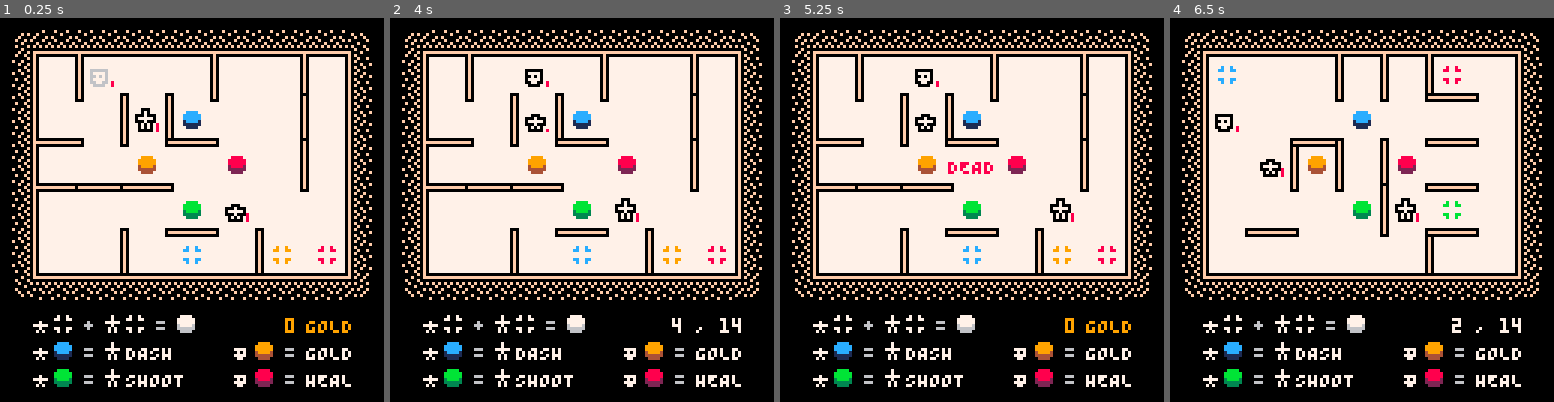
Above: before the commit, frames 1-4 (left to right).
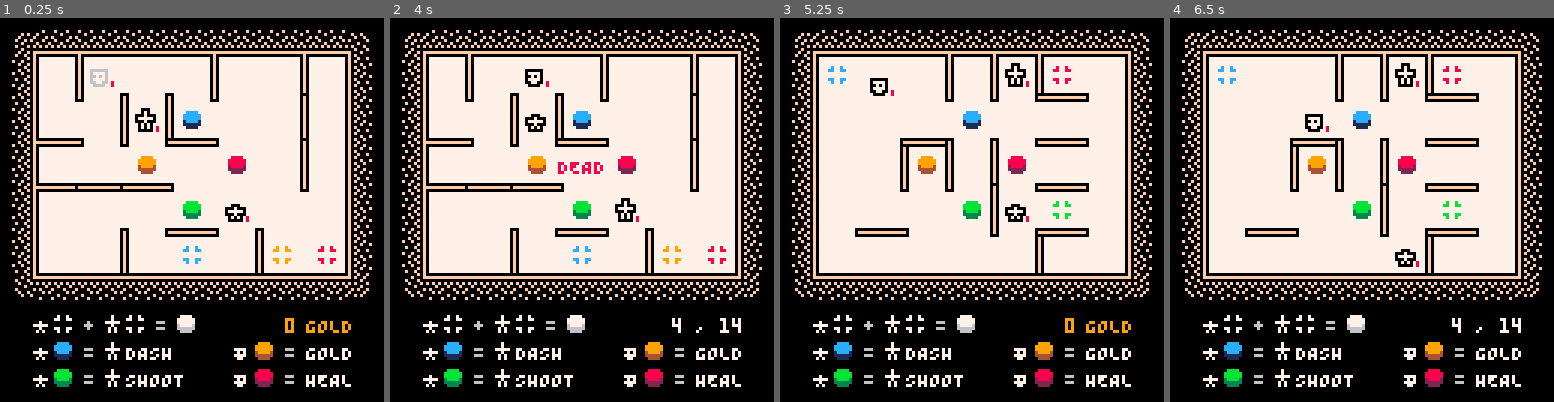
Above: after the commit, the same moments.

Repository: taylordolan/grid-folks
Game: PICO-8 cartridge grid_folks.p8
Two runs of this game, one before a commit and one after it. Both use one fixed random seed, a clock stepped at 60 frames per second and the inputs below.
Inputs:
- Up to frame 1 (0.25 s): no input
- Up to frame 2 (4 s): tap X (X key) at 0.33, 1.07, 1.85, 2.97 s; tap O (Z key) at 0.7, 1.7, 2.1, 2.5, 2.9, 3.3, 3.7 s; hold Right 1.6-2.1 s; hold Up 2.15-2.42 s; hold Right 2.47-3.03 s; hold Left 3.08-3.58 s; hold Down 3.63-3.97 s
- Up to frame 3 (5.25 s): hold Right 4.02-4.68 s; tap X (X key) at 4.08, 5.2 s; tap O (Z key) at 4.1, 4.5, 4.9 s; hold Up 4.73-5.03 s; hold Left from 5.08 s (still down)
- Up to frame 4 (6.5 s): tap O (Z key) at 5.3, 5.7, 6.1 s; release Left at 5.68 s; hold Down 5.73-6.03 s; hold Right from 6.08 s (still down); tap X (X key) at 6.32 s

The runs differ from the first frame. In frame 1, less than 0.1% of the frame differs, in the area x 40-65%, y 27-52%; in frame 2, 0.2%; in frame 3, 7.8%, in the area x 9-88%, y 9-67%; in frame 4, 1.1%.

Commit message:
minor clean up

Diff:
--- a/grid_folks.p8
+++ b/grid_folks.p8
@@ -12,6 +12,8 @@
 -- [x] heroes hop when activated
 -- [x] objects should contain their own draw functions
 -- [x] support for manually setting spawn rates
+-- [ ] bring back enemy eggs that can't be attacked. they should not be allowed to deploy next to heroes, but blocking this doesn't take damage
+-- [ ] or allow them to be deployed next to heroes, but blocking them takes one damage
 -- [ ] shoot should go through enemies (and walls?)
 -- [ ] dash should stop on enemies and do one damage
 -- [ ] it looks like the stun style isn't showing
@@ -172,12 +174,12 @@
     [30] = 12,
     [60] = 10,
     [105] = 8,
-    [150] = 6,
-    [200] = 5,
-    [250] = 4,
-    [300] = 3,
-    [360] = 2,
-    [420] = 1,
+    [160] = 6,
+    [220] = 5,
+    [280] = 4,
+    [350] = 3,
+    [420] = 2,
+    [510] = 1,
   }
   spawn_rate = spawn_rates[1]
   -- this gets updated whenever an enemy spawns
@@ -232,6 +234,10 @@
 
   update_hero_sprites()
 
+  if btnp(4) then
+    debug_mode = not debug_mode
+  end
+
   if game_won or game_lost then
     if btnp(5) then
       _init()
@@ -239,14 +245,6 @@
     return
   end
 
-  if btnp(4) then
-    debug_mode = not debug_mode
-    -- for testing game end state
-    -- if #exits ~= 2 then
-    --   add_button()
-    --   refresh_pads()
-    -- end
-  end
 
   -- for complicated reasons, this value should be set to
   -- one *less* than the maximum allowed number of rapid player inputs
@@ -849,8 +847,8 @@
 		type = "hero",
     base_sprite = sprites.hero,
     sprite = null,
-    max_health = 3,
-    health = 3,
+    max_health = 2,
+    health = 2,
     -- buttons
     dash = false,
     shoot = false,
--- a/manual_spawn_rate.p8
+++ b/manual_spawn_rate.p8
@@ -11,12 +11,12 @@
     [30] = 12,
     [60] = 10,
     [105] = 8,
-    [150] = 6,
-    [200] = 5,
-    [250] = 4,
-    [300] = 3,
-    [360] = 2,
-    [420] = 1,
+    [160] = 6,
+    [220] = 5,
+    [280] = 4,
+    [350] = 3,
+    [420] = 2,
+    [510] = 1,
   }
   max_turns = 600
   graph_mode = true
@@ -35,7 +35,7 @@
     y = 0
     for t = 1, max_turns do
       if spawn_rates[t] then
-        y = flr(t / 4)
+        y = flr(t / 5)
         print(t, x, y)
         x = 20
         for i = 1, spawn_rates[t] do
